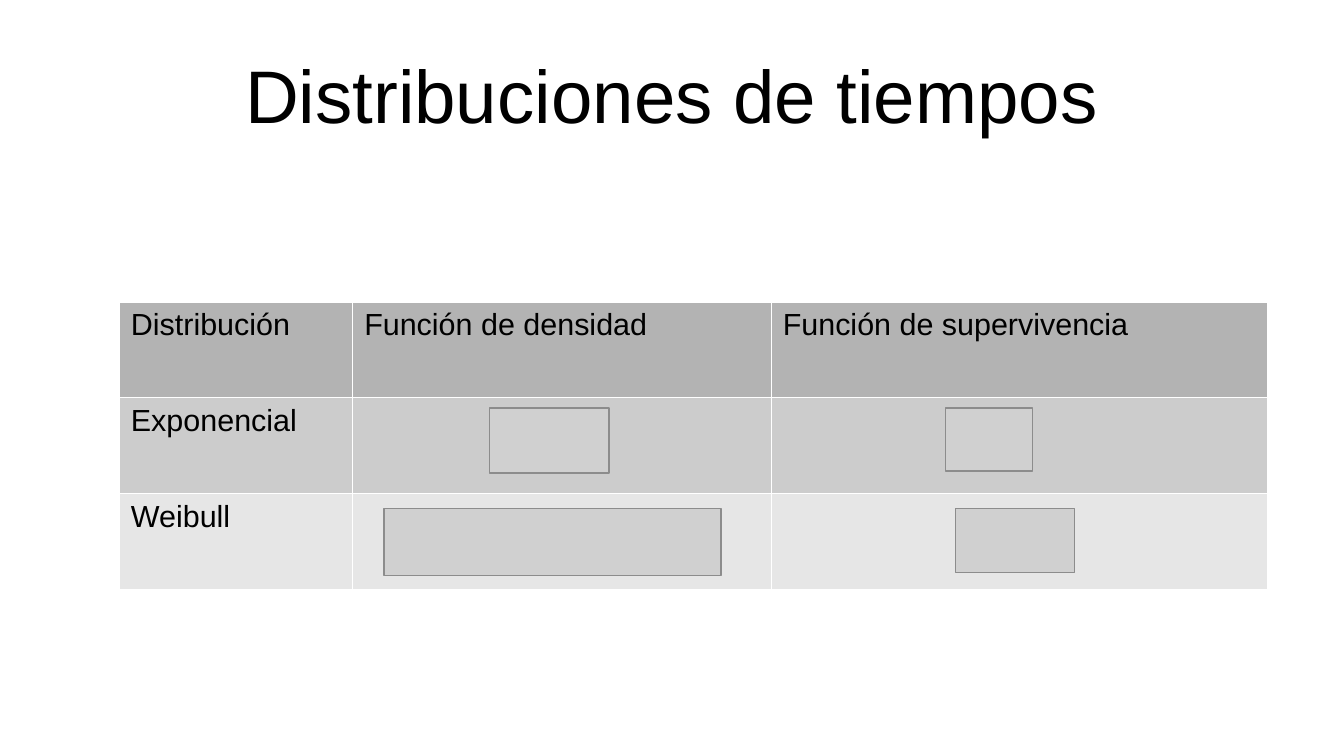
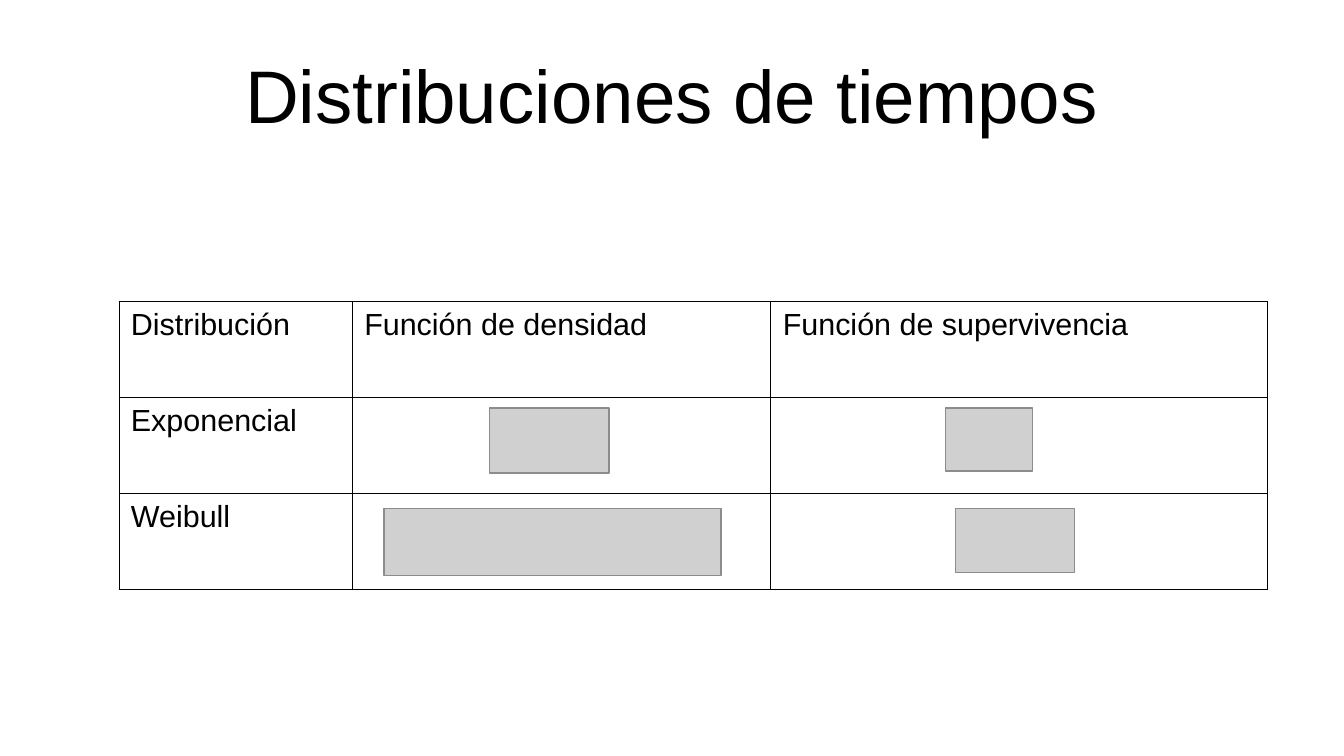
Before and after one commit to gerardommc/Ecologia-Teorica-II, a slide deck: slide 19 of Nicho/Caso-demografico.odp. Drawn at 1344x756 pixels with LibreOffice and Linux fonts; fonts in the diff are those of the drawing; grey boxes stand for pictures; background and template pictures are left out. Boxes give left, top, right and bottom in pixels: in the first picture for what was removed or moved away, otherwise in the second. Text is boxed around its words. In the diff, an @@ line names an element or a change of style, - is before the commit and + after.

Commit message:
S1

```diff
--- a/Nicho/Caso-demografico.odp
+++ b/Nicho/Caso-demografico.odp
@@ table at [120,301,1267,589] @@
@@ fill #B3B3B3 to none in row 1 @@
@@ fill #CCCCCC to none in row 2, column 1 @@
@@ fill #E6E6E6 to none in row 3, column 1 @@
@@ borders changed @@
```
Also in this commit, not shown: 1 other slide changed, 2 slides added, 1 slide removed.
